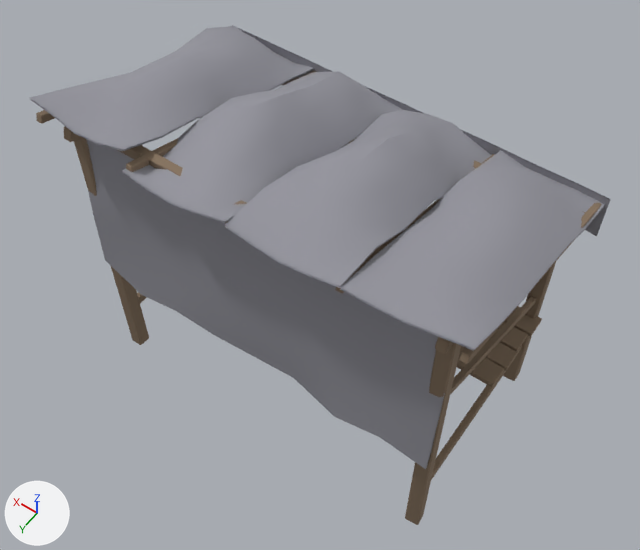
An edit to the glTF model public/models/world/stall.glb, drawn before and after from the same camera.
The view is the same before and after, from a 50 mm lens placed at (-2.39, 3.4, 6.46), pointed at (-0.04, 0.11, 1.29). Arrows for +X, +Y and +Z are at lower left; the lights stay in place. The first picture is the older version. Vertices at exactly the same position are counted once.

The scene before the commit, as lines of its bpy script (objects in view):
```python
me_cloth = bpy.data.meshes.new('cloth')
me_cloth.from_pydata(...)  # 510 vertices, 720 faces; spans x -1.62..1.62, y -1.02..1.01, z 1.0..2.76
me_cloth.materials.append(mat_cloth)  # grey #95959e
me_wood = bpy.data.meshes.new('wood')
me_wood.from_pydata(...)  # 664 vertices, 1180 faces; spans x -1.58..1.58, y -0.99..0.97, z 0.0..2.63
me_wood.materials.append(mat_wood)  # brown #86735d
ob_cloth = bpy.data.objects.new('cloth', me_cloth)
ob_cloth.location = (0.0, 0.0, 0.0)
ob_wood = bpy.data.objects.new('wood', me_wood)
ob_wood.location = (0.0, 0.0, 0.0)
```
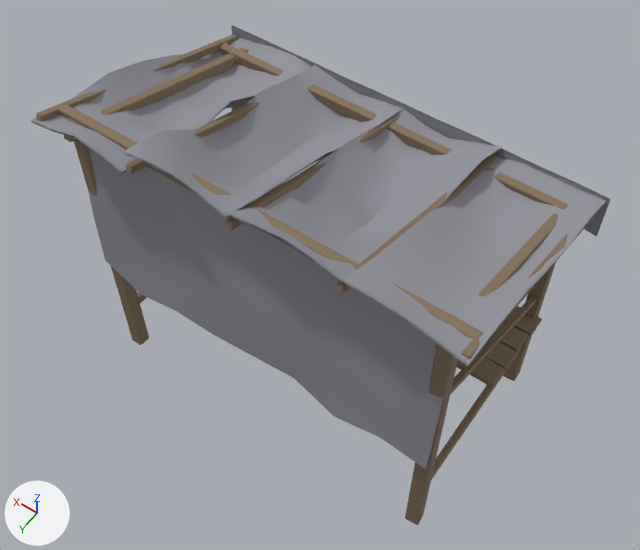
What changed in the scene script:
```text
Change me_cloth:
    used by ob_cloth; location = (0.0, 0.0, 0.0)
    remove me_cloth.from_pydata(...)  # 510 vertices, 720 faces; spans x -1.62..1.62, y -1.02..1.01, z 1.0..2.76
    add me_cloth.from_pydata(...)  # 510 vertices, 720 faces; spans x -1.62..1.62, y -1.02..1.0, z 1.0..2.76
    me_cloth part 1: the loose piece of 35 vertices spanning x -1.6..-0.8, y -1.01..0.99, z 2.04..2.71 is multiplied about its middle by the matrix ((1.0, 0.0, 0.0), (0.0, 0.832, 0.555), (0.0, 0.555, -0.832)), then moved by (0.0, 0.01, -0.03)
    me_cloth part 2: the loose piece of 35 vertices spanning x -1.6..-0.8, y -1.01..0.98, z 2.05..2.72 is multiplied about its middle by the matrix ((1.0, 0.0, 0.0), (0.0, 0.832, 0.555), (0.0, 0.555, -0.832)), then moved by (0.0, 0.01, -0.03)
    me_cloth part 3: the loose piece of 35 vertices spanning x -0.8..0.0, y -1.02..1.0, z 2.01..2.73 is multiplied about its middle by the matrix ((1.0, 0.0, 0.0), (0.0, 0.832, 0.555), (0.0, 0.555, -0.832)), then moved by (0.0, 0.0, -0.02)
    me_cloth part 4: the loose piece of 35 vertices spanning x -0.8..0.0, y -1.02..1.0, z 2.02..2.74 is multiplied about its middle by the matrix ((1.0, 0.0, 0.0), (0.0, 0.832, 0.555), (0.0, 0.555, -0.832)), then moved by (0.0, 0.0, -0.02)
    me_cloth part 5: the loose piece of 35 vertices spanning x 0.0..0.8, y -1.01..1.01, z 2.03..2.75 is multiplied about its middle by the matrix ((1.0, 0.0, 0.0), (0.0, 0.832, 0.555), (0.0, 0.555, -0.832)), then moved by (0.0, 0.02, -0.05)
    me_cloth part 6: the loose piece of 35 vertices spanning x 0.0..0.8, y -1.02..1.0, z 2.04..2.76 is multiplied about its middle by the matrix ((1.0, 0.0, 0.0), (0.0, 0.832, 0.555), (0.0, 0.555, -0.832)), then moved by (0.0, 0.02, -0.05)
    me_cloth part 7: the loose piece of 35 vertices spanning x 0.8..1.6, y -1.01..0.98, z 2.03..2.74 is multiplied about its middle by the matrix ((1.0, 0.0, 0.0), (0.0, 0.832, 0.555), (0.0, 0.555, -0.832)), then moved by (0.0, 0.01, -0.05)
    me_cloth part 8: the loose piece of 35 vertices spanning x 0.8..1.6, y -1.01..0.97, z 2.04..2.75 is multiplied about its middle by the matrix ((1.0, 0.0, 0.0), (0.0, 0.832, 0.555), (0.0, 0.555, -0.832)), then moved by (0.0, 0.01, -0.05)
```

Boxes (x1, y1, x2, y2) around the edits, measured in the pictures (640 x 550 px; the box of a moved part takes in the faces that stretch with it):
'cloth', reshaped: before (29, 25, 611, 469); after (31, 25, 611, 469)
part 1 of me_cloth, moved or reshaped: before (340, 209, 602, 351); after (342, 202, 606, 366)
part 2 of me_cloth, moved or reshaped: before (340, 150, 605, 349); after (343, 157, 606, 365)
part 3 of me_cloth, moved or reshaped: before (225, 196, 444, 288); after (227, 148, 502, 283)
part 4 of me_cloth, moved or reshaped: before (225, 110, 491, 286); after (227, 109, 501, 281)
part 5 of me_cloth, moved or reshaped: before (122, 134, 360, 223); after (123, 109, 403, 218)
part 6 of me_cloth, moved or reshaped: before (122, 71, 403, 221); after (123, 64, 403, 216)
part 7 of me_cloth, moved or reshaped: before (30, 69, 314, 151); after (31, 97, 254, 174)
part 8 of me_cloth, moved or reshaped: before (29, 26, 313, 150); after (31, 37, 311, 172)
